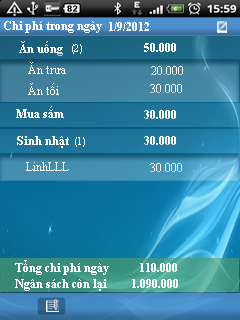
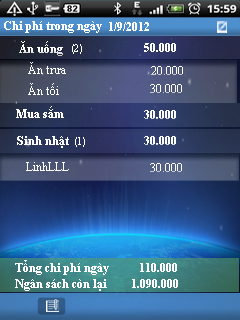
The second 240px x 320px image is a revision of the first. Changes to its layers:
painted on "Shape 6" over [0, 59, 239, 103]
added layer "Layer 2" above "BG_2" over [0, 17, 240, 320]
hid "BG_2" over [0, 0, 240, 320]
